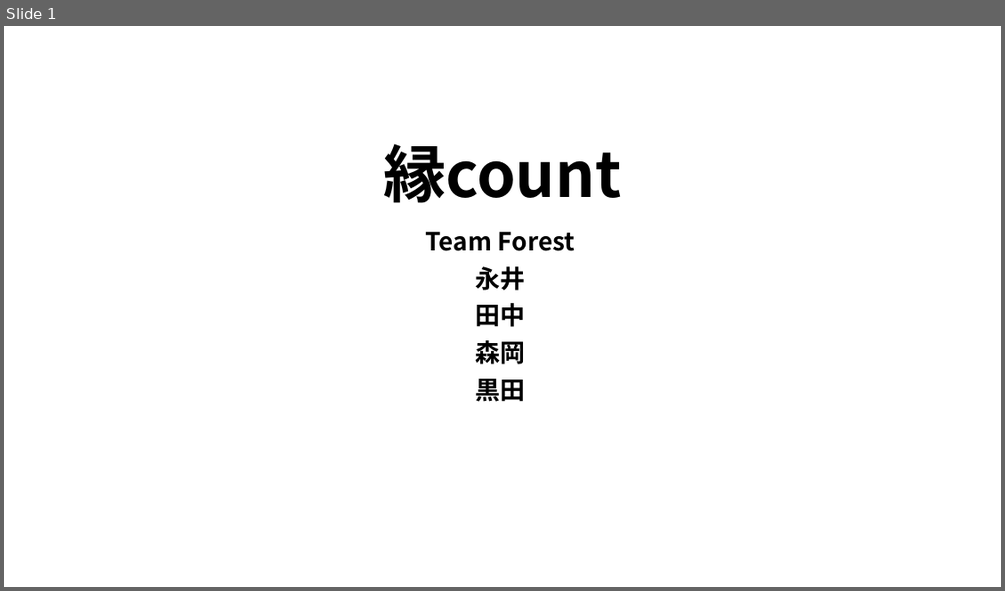
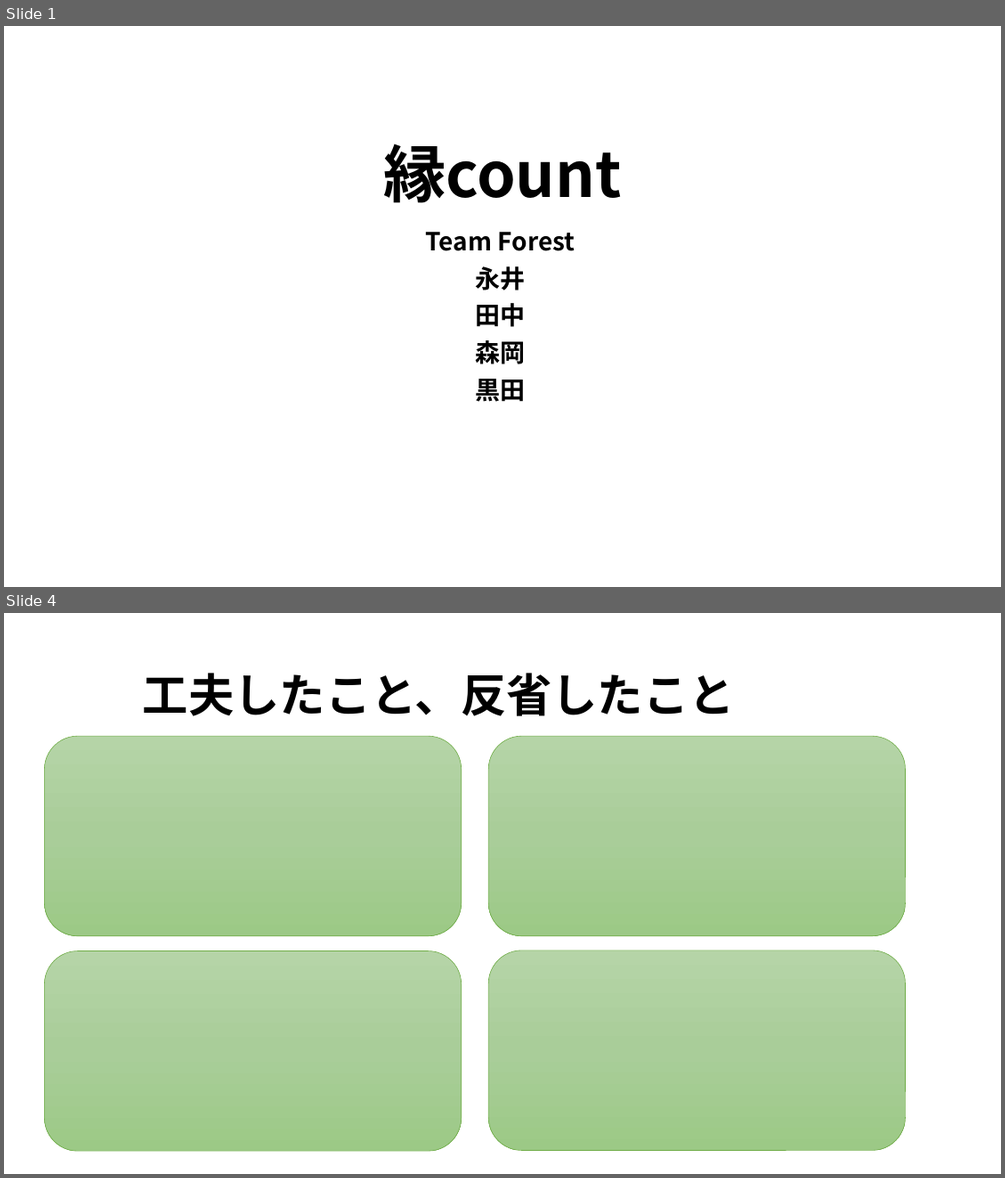
Before and after one commit to kou30/team_forest, a slide deck: document/プレゼンテーション資料/縁count.pptx. Shown one above the other, each under a label of ours: slide 1 before the commit, slides 1 and 4 after it; the slides between them are not shown. The pictures are 1005x591 and 1005x1178 pixels, drawn with LibreOffice and Linux fonts; fonts in the diff are those of the drawing; background and template pictures are left out. Boxes give left, top, right and bottom in pixels: in the first picture for what was removed or moved away, otherwise in the second. Text is boxed around its words. In the diff, an @@ line names an element or a change of style, - is before the commit and + after.

```diff
--- a/document/プレゼンテーション資料/縁count.pptx
+++ b/document/プレゼンテーション資料/縁count.pptx
@@ slide 4 added at [4,613,1001,1174], background picture (left out) @@
@@ title added at [143,673,735,716], 44 pt, text #000000, bold @@
+工夫したこと、反省したこと
@@ rounded rectangle added at [44,736,461,935], fill gradient #B5D5A7 to #AACE9A to #9CC987, outline #70AD47 0.5 pt @@
@@ rounded rectangle added at [488,736,906,935], fill gradient #B5D5A7 to #AACE9A to #9CC987, outline #70AD47 0.5 pt @@
@@ rounded rectangle added at [44,951,461,1151], fill gradient #B5D5A7 to #AACE9A to #9CC987, outline #70AD47 0.5 pt @@
@@ rounded rectangle added at [488,950,906,1150], fill gradient #B5D5A7 to #AACE9A to #9CC987, outline #70AD47 0.5 pt @@
```
Also in this commit, not shown: 2 slides changed, 1 other slide added, 1 slide removed, 1 other file.
